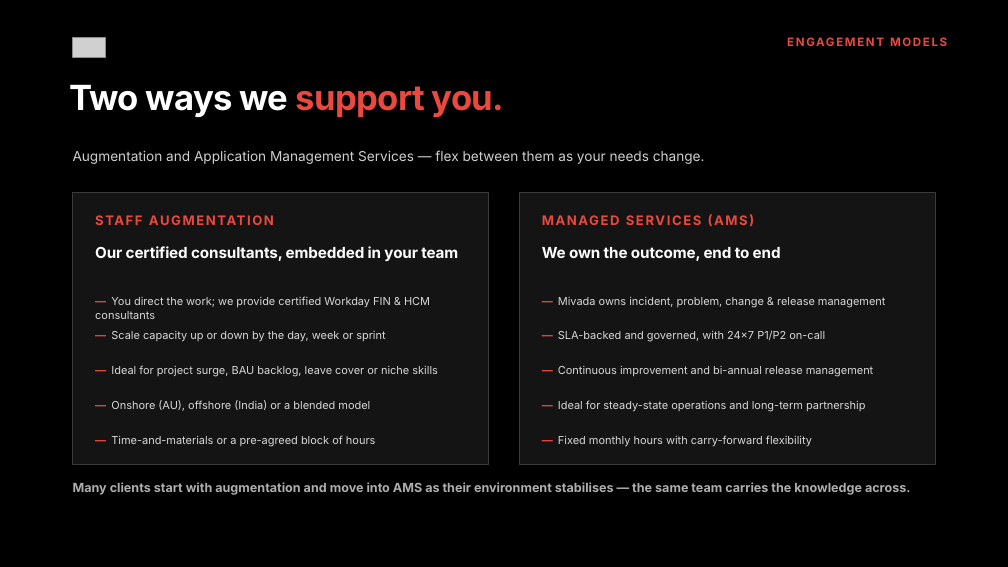
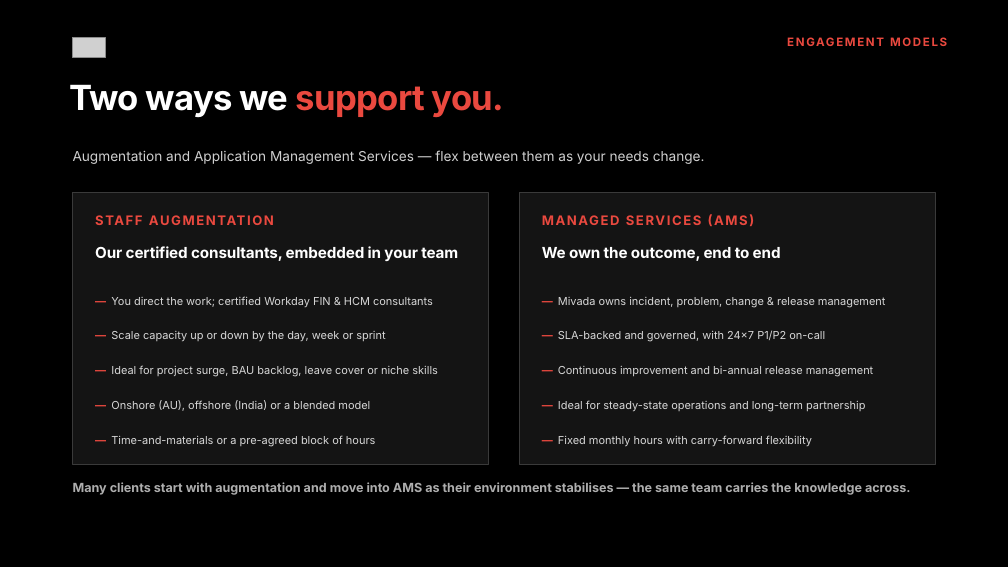
Before and after one commit to danielzrno/claude, a slide deck: slide 3 of design-system/samples/Mivada_AMS_Services_editorial.pptx. Drawn at 1008x567 pixels with LibreOffice and Linux fonts; fonts in the diff are those of the drawing; grey boxes stand for pictures. Boxes give left, top, right and bottom in pixels: in the first picture for what was removed or moved away, otherwise in the second. Text is boxed around its words. In the diff, an @@ line names an element or a change of style, - is before the commit and + after.

```diff
--- a/design-system/samples/Mivada_AMS_Services_editorial.pptx
+++ b/design-system/samples/Mivada_AMS_Services_editorial.pptx
@@ text at (111, 296, 433, 307): text changed @@
-— You direct the work; we provide certified Workday FIN & HCM consultants
+— You direct the work; certified Workday FIN & HCM consultants
```
Also in this commit, not shown: 4 other slides changed, 8 other files.
